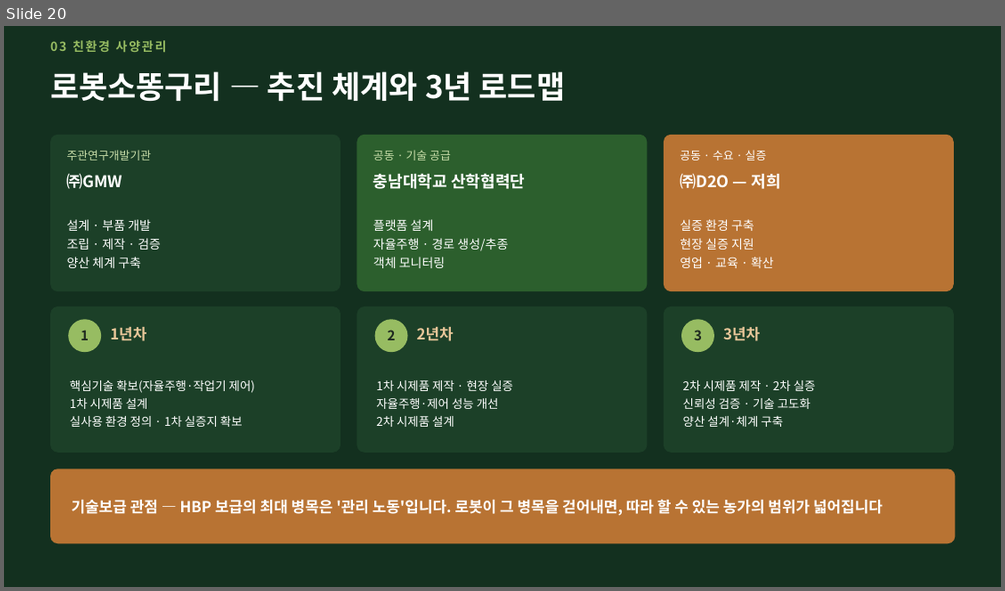
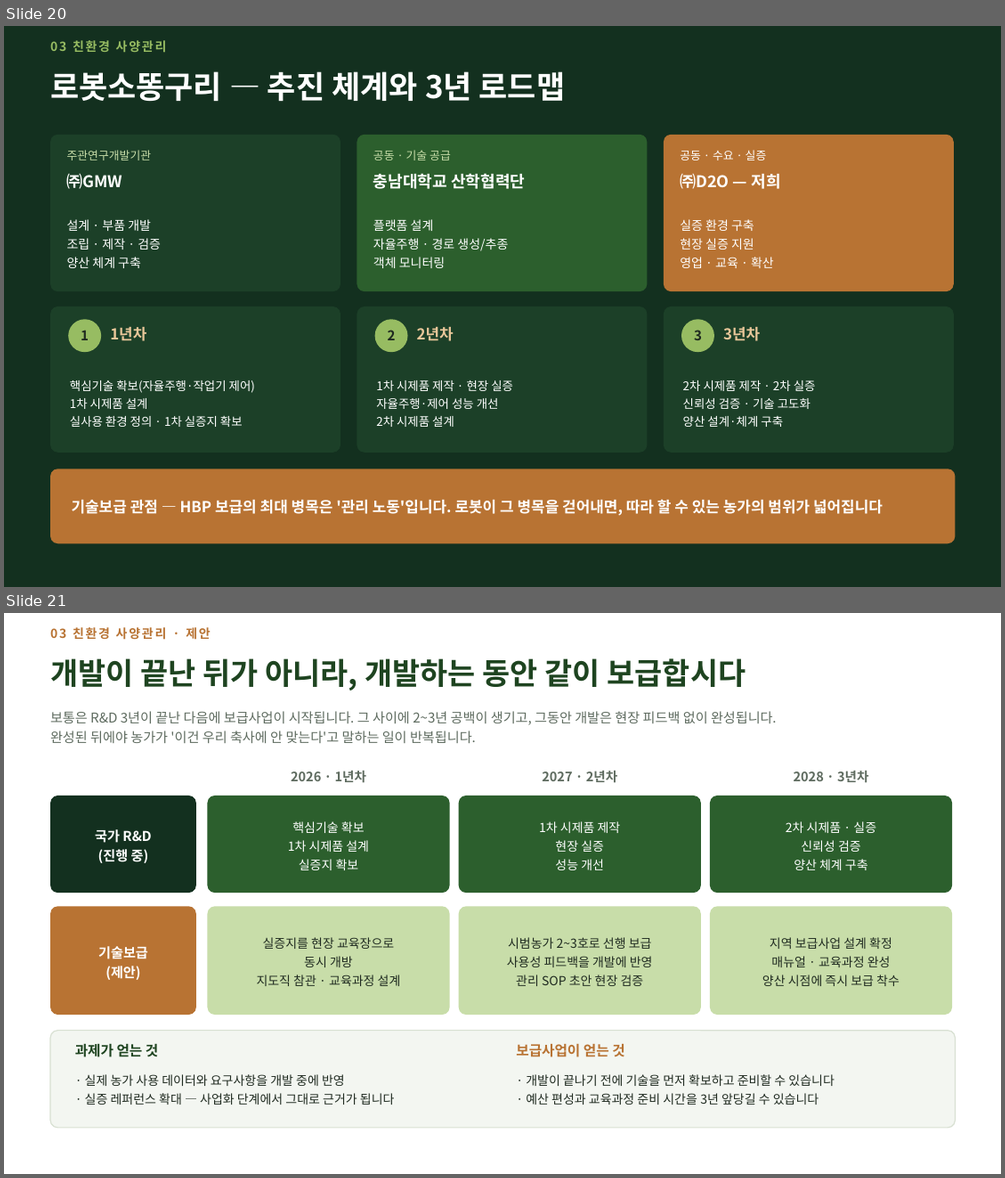
Before and after one commit to hhj3150/Dr-Ha--agent, a slide deck: deliverables/2026-08-10-nias-seminar/저지종_유가공목장_운영_현장사례.pptx. Shown one above the other, each under a label of ours: slide 20 before the commit, slides 20 and 21 after it. The pictures are 1005x591 and 1005x1178 pixels, drawn with LibreOffice and Linux fonts; fonts in the diff are those of the drawing. Boxes give left, top, right and bottom in pixels: in the first picture for what was removed or moved away, otherwise in the second. Text is boxed around its words. In the diff, an @@ line names an element or a change of style, - is before the commit and + after.

```diff
--- a/deliverables/2026-08-10-nias-seminar/저지종_유가공목장_운영_현장사례.pptx
+++ b/deliverables/2026-08-10-nias-seminar/저지종_유가공목장_운영_현장사례.pptx
@@ slide 21 added at (4, 613, 1001, 1174), background #FFFFFF @@
@@ text added at (50, 627, 210, 640), 12 pt, text #B87333, bold @@
+03 친환경 사양관리 · 제안
@@ text added at (50, 658, 746, 690), 29 pt, text #1E4420, bold @@
+개발이 끝난 뒤가 아니라, 개발하는 동안 같이 보급합시다
@@ text added at (50, 711, 777, 743), 13 pt, text #5E6B5F @@
+보통은 R&D 3년이 끝난 다음에 보급사업이 시작됩니다. 그 사이에 2~3년 공백이 생기고, 그동안 개발은 현장 피드백 없이 완성됩니다.
+완성된 뒤에야 농가가 '이건 우리 축사에 안 맞는다'고 말하는 일이 반복됩니다.
@@ text added at (291, 771, 366, 783), 12.5 pt, text #5E6B5F, bold @@
+2026 · 1년차
@@ text added at (542, 771, 617, 783), 12.5 pt, text #5E6B5F, bold @@
+2027 · 2년차
@@ text added at (793, 771, 868, 783), 12.5 pt, text #5E6B5F, bold @@
+2028 · 3년차
@@ rounded rectangle added at (50, 795, 196, 892), fill #13301F @@
@@ rounded rectangle added at (208, 795, 450, 892), fill #2C5F2D @@
@@ rounded rectangle added at (459, 795, 701, 892), fill #2C5F2D @@
@@ rounded rectangle added at (710, 795, 952, 892), fill #2C5F2D @@
@@ text added at (288, 821, 369, 870), 12 pt, text #FFFFFF @@
+핵심기술 확보
+1차 시제품 설계
+실증지 확보
@@ text added at (539, 821, 621, 870), 12 pt, text #FFFFFF @@
+1차 시제품 제작
+현장 실증
+성능 개선
@@ text added at (785, 821, 876, 870), 12 pt, text #FFFFFF @@
+2차 시제품 · 실증
+신뢰성 검증
+양산 체계 구축
@@ text added at (95, 829, 151, 863), 13 pt, text #FFFFFF, bold @@
+국가 R&D
+(진행 중)
@@ rounded rectangle added at (50, 906, 196, 1014), fill #B87333 @@
@@ rounded rectangle added at (208, 906, 450, 1014), fill #C8DDA9 @@
@@ rounded rectangle added at (459, 906, 701, 1014), fill #C8DDA9 @@
@@ rounded rectangle added at (710, 906, 952, 1014), fill #C8DDA9 @@
@@ text added at (98, 946, 148, 980), 13 pt, text #FFFFFF, bold @@
+기술보급
+(제안)
@@ text added at (257, 937, 401, 986), 12 pt, text #1F2A20 @@
+실증지를 현장 교육장으로
+동시 개방
+지도직 참관 · 교육과정 설계
@@ text added at (507, 937, 653, 986), 12 pt, text #1F2A20 @@
+시범농가 2~3호로 선행 보급
+사용성 피드백을 개발에 반영
+관리 SOP 초안 현장 검증
@@ text added at (762, 937, 899, 986), 12 pt, text #1F2A20 @@
+지역 보급사업 설계 확정
+매뉴얼 · 교육과정 완성
+양산 시점에 즉시 보급 착수
@@ rounded rectangle added at (50, 1030, 955, 1127), fill #F3F6F1, outline #D8E0D2 1 pt @@
@@ text added at (75, 1043, 158, 1057), 13.5 pt, text #1E4420, bold @@
+과제가 얻는 것
@@ text added at (516, 1044, 624, 1057), 13.5 pt, text #B87333, bold @@
+보급사업이 얻는 것
@@ text added at (85, 1074, 395, 1104), 12 pt, text #1F2A20 @@
+· 실제 농가 사용 데이터와 요구사항을 개발 중에 반영
+· 실증 레퍼런스 확대 — 사업화 단계에서 그대로 근거가 됩니다
@@ text added at (526, 1074, 833, 1104), 12 pt, text #1F2A20 @@
+· 개발이 끝나기 전에 기술을 먼저 확보하고 준비할 수 있습니다
+· 예산 편성과 교육과정 준비 시간을 3년 앞당길 수 있습니다
```
Also in this commit, not shown: 2 slides changed, 2 other files.
